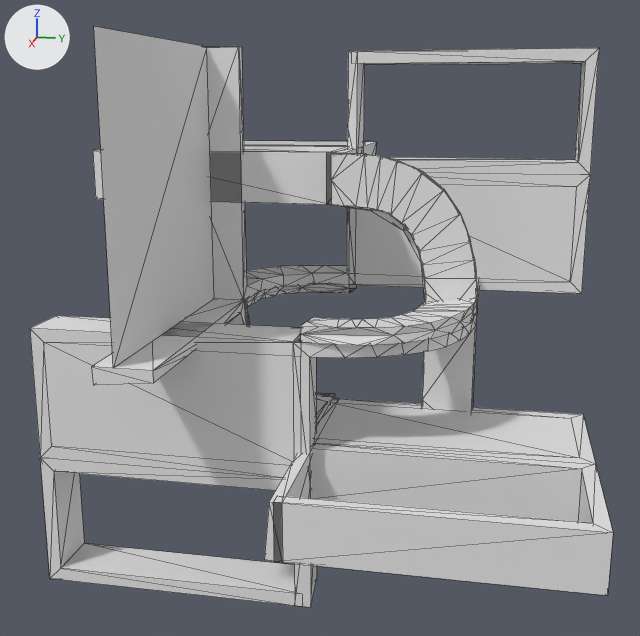
An edit to the OBJ model data/bmc/SET_4W2C/t_024.obj, drawn before and after from the same camera.
Before and after are seen from a 50 mm lens placed at (1.719, 0.317, 0.399), pointed at (0.012, -0.024, -0.027). Lighting does not change. The marker at upper left points along +X, +Y and +Z. Mesh edges are drawn as thin lines. Where no turn or scale is listed for an object, it has been applied to the vertices.

Names of what the first picture shows: 't_024'.
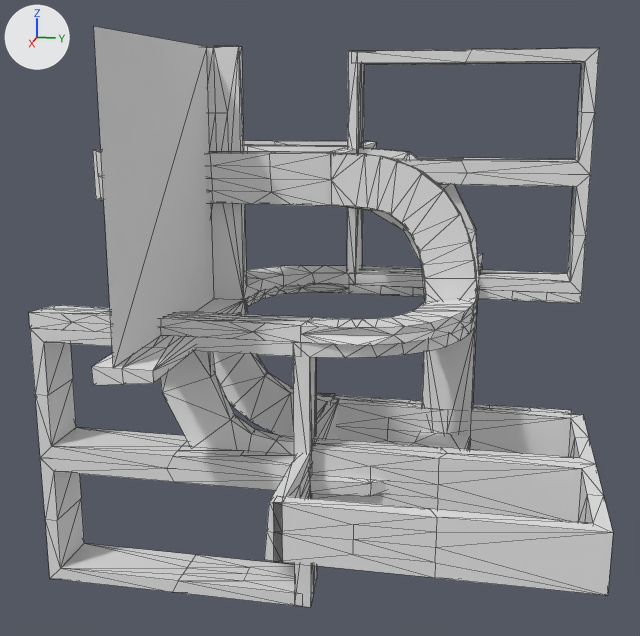
Location of each change, [x1, y1, x2, y2] in pixels of the pictures (640 x 636 px):
't_024', reshaped: before [30, 26, 613, 607]; after [29, 26, 613, 607]
part 1 of me_t_024, added: after [29, 46, 613, 606]

Edits to the bpy script that builds the scene:
```text
Change me_t_024:
    used by ob_t_024; location = (0.0, 0.0, 0.0)
    remove me_t_024.from_pydata(...)  # 556 vertices, 1068 faces; spans x -0.5..0.5, y -0.5..0.5, z -0.5..0.5
    add me_t_024.from_pydata(...)  # 1212 vertices, 2436 faces; spans x -0.5..0.5, y -0.5..0.5, z -0.5..0.5
    me_t_024 part 1: 656 vertices added at x -0.5..0.5, y -0.5..0.5, z -0.5..0.5
```
